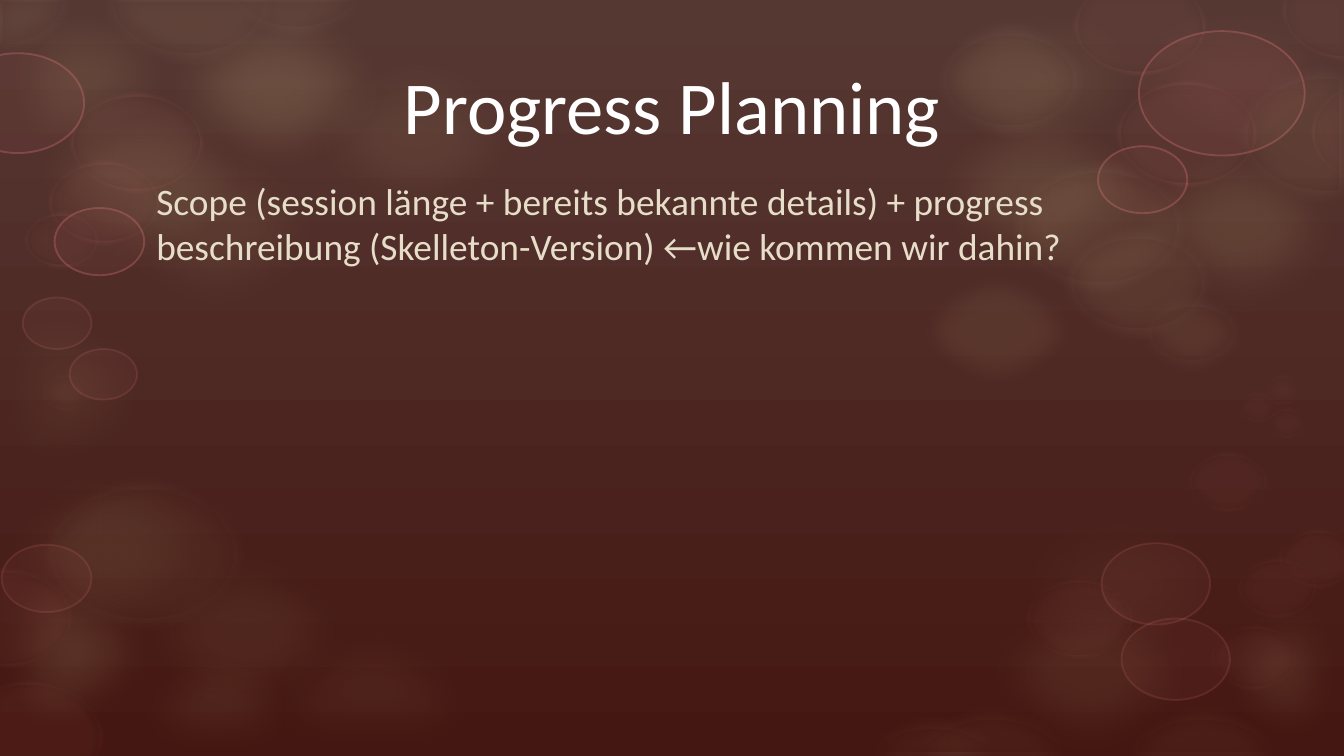
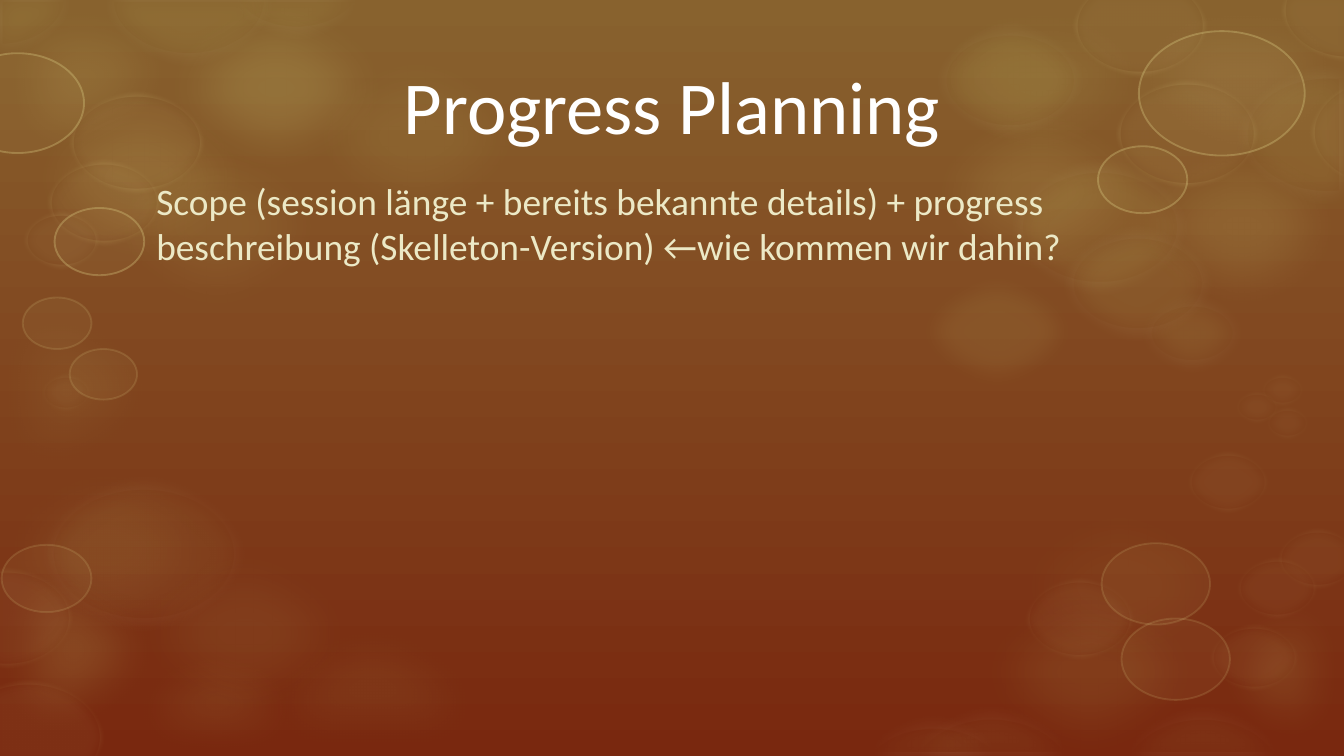
Before and after one commit to ArtjomProGrammer/Voodoo, a slide deck: slide 8 of _Organisation/Präsentation/Voodoo.pptx (slide 7 before the commit). Drawn at 1344x756 pixels with LibreOffice and Linux fonts; fonts in the diff are those of the drawing. Boxes give left, top, right and bottom in pixels: in the first picture for what was removed or moved away, otherwise in the second. Text is boxed around its words. In the diff, an @@ line names an element or a change of style, - is before the commit and + after.

```diff
--- a/_Organisation/Präsentation/Voodoo.pptx
+++ b/_Organisation/Präsentation/Voodoo.pptx
@@ background gradient #563934 to #451713 to gradient #89632F to #7A280F @@
@@ freeform shape at (0, 0, 206, 179): fill #C6B07E at 14% opacity to #D1CA75 at 14% opacity @@
@@ fill #C6B07E at 10% opacity to #D1CA75 at 10% opacity; outline #F1EBDF 14 pt to #F4F2DD 14 pt in 8 elements at (1234, 66, 1344, 204), (933, 23, 1086, 137), (1011, 160, 1189, 294), (1060, 226, 1214, 340), (1138, 293, 1245, 372), (101, 0, 277, 66), (220, 0, 372, 40), (0, 0, 77, 56) @@
@@ ellipse at (136, 0, 417, 194): fill #C6B07E at 20% opacity to #D1CA75 at 20% opacity @@
@@ freeform shape at (1102, 0, 1344, 179): fill #E17B7C at 10% opacity to #E3D88C at 10% opacity @@
@@ fill #C6B07E at 15% opacity to #D1CA75 at 15% opacity in 3 elements at (0, 73, 281, 284), (1102, 121, 1344, 332), (899, 86, 1180, 297) @@
@@ fill #C6B07E at 10% opacity to #D1CA75 at 10% opacity in 5 elements at (276, 31, 556, 242), (899, 0, 1180, 181), (949, 567, 1230, 756), (907, 263, 1086, 398), (77, 121, 358, 332) @@
@@ subtitle "Scope (session länge + bereits ..." at (156, 188, 1061, 267): text colour #E7DEC9 to #ECE9C6 @@
@@ fill #C6B07E at 8% opacity to #D1CA75 at 8% opacity in 4 elements at (0, 446, 246, 657), (103, 528, 384, 739), (233, 601, 513, 756), (0, 285, 188, 496) @@
@@ fill #E17B7C at 5% opacity to #E3D88C at 5% opacity; outline #E17B7C 1 pt to #E3D88C 1 pt in 9 elements at (1, 544, 91, 612), (0, 54, 83, 153), (55, 208, 145, 276), (1138, 31, 1304, 156), (1098, 146, 1188, 214), (1121, 618, 1230, 700), (1102, 543, 1211, 625), (23, 297, 91, 348), (70, 349, 137, 401) @@
@@ fill #E17B7C at 5% opacity to #E3D88C at 5% opacity; outline #E17B7C 5 pt to #E3D88C 5 pt in 18 elements at (0, 680, 103, 756), (0, 569, 73, 668), (70, 93, 204, 194), (47, 160, 161, 245), (23, 211, 99, 269), (1074, 0, 1208, 77), (1281, 0, 1344, 60), (1310, 82, 1344, 181), (1116, 81, 1258, 188), (1025, 578, 1134, 660), (1210, 625, 1298, 692), (1187, 452, 1269, 512), (1236, 558, 1318, 618), (1277, 528, 1344, 589), (1259, 372, 1304, 406), (1234, 390, 1278, 423), (1265, 407, 1309, 441), (40, 372, 93, 411) @@
@@ ellipse at (980, 481, 1261, 692): fill #C6B07E at 5% opacity to #D1CA75 at 5% opacity @@
@@ fill #C6B07E at 16% opacity to #D1CA75 at 16% opacity in 3 elements at (77, 632, 358, 756), (1184, 567, 1344, 756), (0, 546, 188, 756) @@
@@ fill #C6B07E at 6% opacity to #D1CA75 at 6% opacity; outline #F1EBDF 14 pt to #F4F2DD 14 pt in 4 elements at (40, 476, 246, 630), (851, 715, 1015, 756), (900, 707, 1082, 756), (1114, 707, 1292, 756) @@
```
Also in this commit, not shown: 1 other slide changed, 6 slides added, 5 slides removed, 2 other files.
